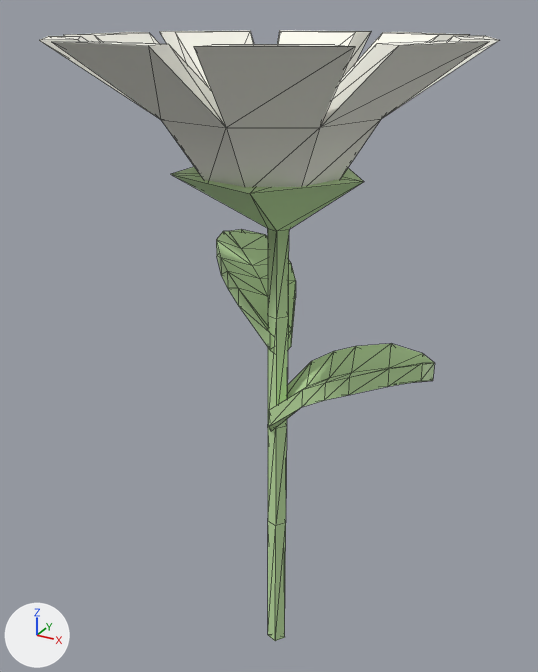
What one commit did to the glTF model assets/models/Daisy.glb.
The view is the same before and after, from a camera (50 mm lens) standing at (1.68, -3.06, 1.72) and looking at (-0.08, 0.15, 0.11). Every picture has the same lights, and +X, +Y and +Z are marked at lower left. Mesh edges are drawn as thin lines.

Objects in the first picture: 'pCube10', 'pCube11', 'pPipe17', 'pPipe19'.
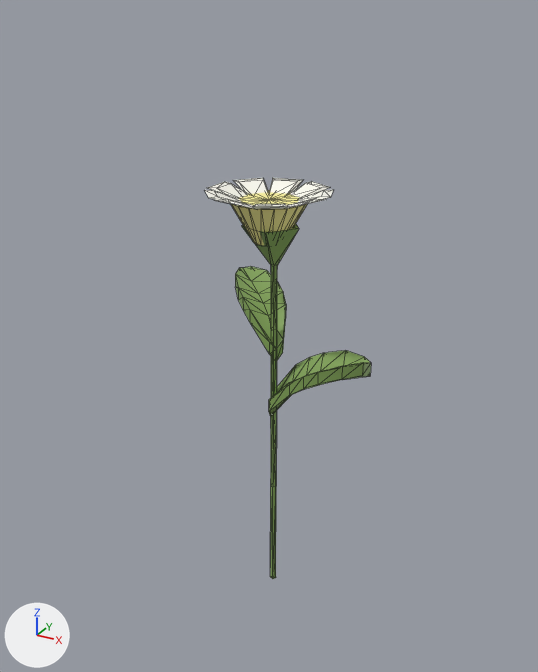
ob_daisy is not drawn itself; it is the parent of ob_pcube10, ob_pcube11, ob_pcylinder3, ob_ppipe17, ob_ppipe19.

Boxes [x1, y1, x2, y2] around the edits, measured in the pictures (538 x 672 px):
'pPipe19', rescaled
    before: [39, 30, 499, 187]
    after: [205, 178, 333, 209]
'pPipe17', recoloured, rescaled (70% narrower, 25% shorter)
    before: [171, 167, 364, 641]
    after: [242, 224, 299, 579]
'pCube10', recoloured, rescaled (38% narrower, 24% shorter)
    before: [269, 344, 435, 431]
    after: [269, 350, 371, 416]
'pCube11', recoloured, rescaled (36% narrower, 22% shorter)
    before: [216, 229, 296, 351]
    after: [235, 266, 286, 361]
'pCylinder3', rescaled (not visible before)
    after: [231, 190, 307, 246]

The change, as a list of edits to the scene's bpy script:
```text
Add mat_blinn21:
    mat_blinn21 = principled_material('blinn21')
    mat_blinn21.base_color = (0.23, 0.377, 0.101)  # green #84a559
Change me_pcube10:
    where me_pcube10.from_pydata(...)  # 36 vertices, 68 faces; spans x -0.0013..0.0016, y -0.0063..0.0063, z -0.0153..0.0016
    remove me_pcube10.materials.append(mat_blinn2)  # green #c2e5a6
    add me_pcube10.materials.append(mat_blinn21)  # green #84a559
Change me_pcube11:
    where me_pcube11.from_pydata(...)  # 36 vertices, 68 faces; spans x -0.0013..0.0016, y -0.0063..0.0063, z -0.0153..0.0016
    remove me_pcube11.materials.append(mat_blinn2)  # green #c2e5a6
    add me_pcube11.materials.append(mat_blinn21)  # green #84a559
Change me_ppipe17:
    where me_ppipe17.from_pydata(...)  # 60 vertices, 120 faces; spans x -0.0103..0.0111, y -0.0113..0.0113, z -0.0464..0.0256
    remove me_ppipe17.materials.append(mat_blinn2)  # green #c2e5a6
    add me_ppipe17.materials.append(mat_blinn21)  # green #84a559
Change ob_daisy:
    ob_daisy.scale: (40.0, 40.0, 40.0) -> (25.0, 25.0, 30.0)
Change ob_ppipe17:
    ob_ppipe17.scale: (1.0, 1.0, 1.0) -> (0.5, 0.5, 1.0)
Change ob_ppipe19:
    ob_ppipe19.scale: (1.0, 1.0, 1.0) -> (0.5, 0.5, 0.2)
```
